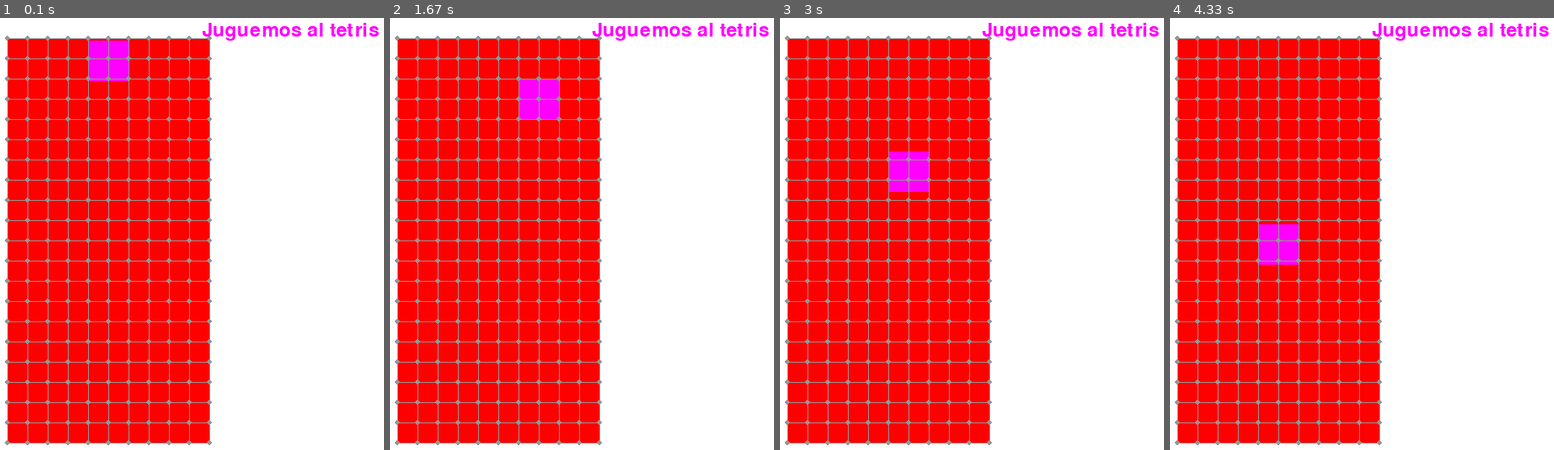
Above: before the commit, frames 1-4 (left to right).
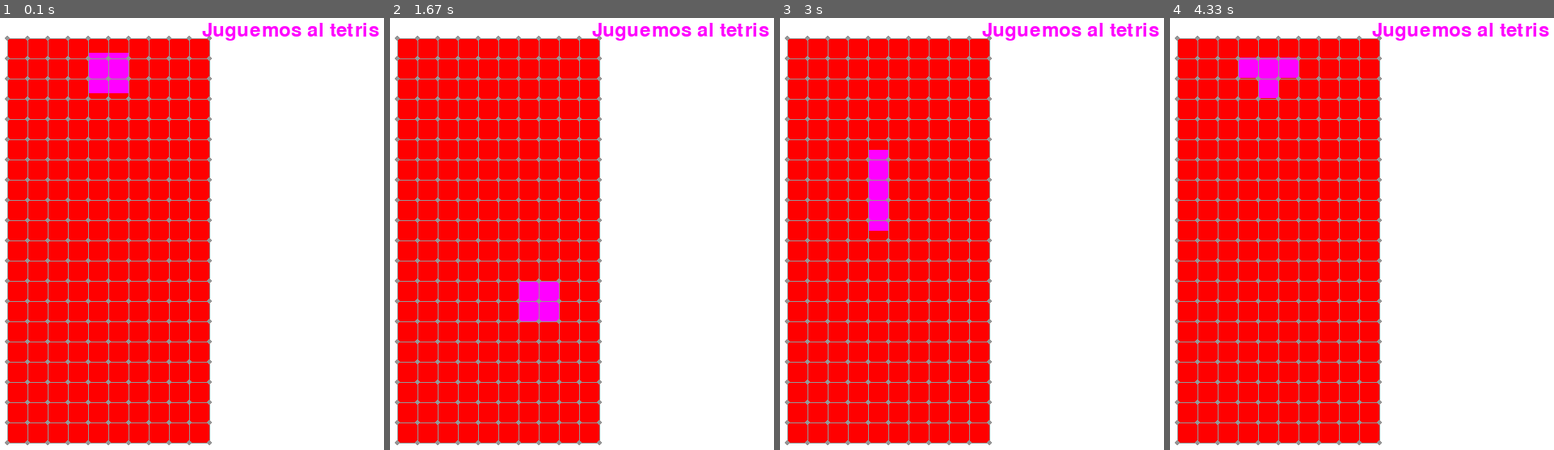
Above: after the commit, the same moments.

Repository: cajlo83/lab_1_py
Game: pygame game, started from tetris_pygame/main.py
Same seed, same stepped clock (60 frames per second), same inputs: the game is played once before the commit and once after it.
Inputs:
- Up to frame 1 (0.1 s): no input
- Up to frame 2 (1.67 s): hold Right 0.33-0.8 s; hold Right 0.83-1.3 s; hold Left from 1.33 s (still down)
- Up to frame 3 (3 s): release Left at 1.87 s; hold Down 1.9-2.2 s; hold Left 2.23-2.63 s; hold Right from 2.67 s (still down)
- Up to frame 4 (4.33 s): release Right at 3.3 s; hold Down 3.33-3.7 s; hold Left 3.73-4.2 s; hold Right from 4.23 s (still down)

The runs differ from the first frame. In frame 1, 0.6% of the frame differs, in the area x 23-34%, y 5-18%; in frame 2, 1.8%, in the area x 33-44%, y 14-71%; in frame 3, 1.8%; in frame 4, 1.8%.

Commit message:
actualizacion en figura.bajar

Diff:
--- a/tetris_pygame/background.py
+++ /dev/null
@@ -1,18 +0,0 @@
-import pygame
-import sys
-import time
-import espacio_para_jugar
-from colores import *
-import typing
-
-
-
-def crear_ventana(ancho:int, alto:int, texto_titulo:str) -> pygame.surface.Surface:
-    '''
-    Recibe: el alto, el ancho y el texto del titulo de la ventana
-    Operacion: crea la ventana del programa con el tamaño y el titulo especificados
-    Retorna: el objeto surface que representra a la ventana
-    '''
-    ventana = pygame.display.set_mode((ancho, alto))
-    pygame.display.set_caption(texto_titulo)
-    return ventana
--- a/tetris_pygame/espacio_para_jugar.py
+++ b/tetris_pygame/entorno.py
@@ -6,7 +6,20 @@
 from colores import *
 from objetos_tetris import *
 
-def crear_grilla(espacio_jugable:pygame.surface.Surface, dimension_grilla:int) -> list[tuple]:
+
+
+def crear_ventana(ancho:int, alto:int, texto_titulo:str) -> pygame.surface.Surface:
+    '''
+    Recibe: el alto, el ancho y el texto del titulo de la ventana
+    Operacion: crea la ventana del programa con el tamaño y el titulo especificados
+    Retorna: el objeto surface que representra a la ventana
+    '''
+    ventana = pygame.display.set_mode((ancho, alto))
+    pygame.display.set_caption(texto_titulo)
+    return ventana
+
+
+def crear_grilla(espacio_jugable:pygame.rect.Rect, dimension_grilla:int) -> list[tuple]:
     '''
     Recibe: el espacio jugable y la dimension de las grillas
     Operacion: recorre las dimensiones del espacio jugable saltando posiciones segun el tamaño de la grilla para guardar coordenadas que se usaran para armar una grilla
--- a/tetris_pygame/main.py
+++ b/tetris_pygame/main.py
@@ -1,8 +1,13 @@
+'''
+tetris en pygame
+autor: Carlo Morici
+'''
+
 import pygame
 import sys
 import time
-import espacio_para_jugar
-import background
+#import entorno
+import entorno
 from objetos_tetris import *
 from colores import *
 
@@ -12,7 +17,7 @@
 
 # datos de la partida
 modalidad_juego = "CLA"
-dificultad = 1
+dificultad = 6
 
 # limitar FPS para disminuir carga de CPU (1/2)
 limite_fps = 30
@@ -21,7 +26,7 @@
 reloj = pygame.time.Clock()
 
 # Configuración de la ventana del programa
-screen = background.crear_ventana(800, 600, "tetris pygame Carlo Morici")
+screen = entorno.crear_ventana(800, 600, "tetris pygame Carlo Morici")
 
 # Establecer parametros de tamaño y movimiento
 ancho_espacio_jugable = 250
@@ -32,13 +37,13 @@
 
 # espacio jugable, su posicion, su tamaño y la grilla
 espacio_jugable = pygame.Rect(50, 30, ancho_espacio_jugable, alto_espacio_jugable)
-lista_grilla = espacio_para_jugar.crear_grilla(espacio_jugable, dim_bloques)
-matriz_esquinas = espacio_para_jugar.crear_puntos_grilla(espacio_jugable, dim_bloques)
+lista_grilla = entorno.crear_grilla(espacio_jugable, dim_bloques)
+matriz_esquinas = entorno.crear_puntos_grilla(espacio_jugable, dim_bloques)
 
 
 
 # datos iniciales del jugador
-x_jugador = (espacio_jugable.left + espacio_jugable.right) / 2 - dim_bloques
+x_jugador = int((espacio_jugable.left + espacio_jugable.right) / 2 - dim_bloques)
 y_jugador = espacio_jugable.top
 figura_jugador = crear_figura(color_morado,dim_bloques,x_jugador, y_jugador)
 
@@ -118,9 +123,9 @@
     figura_jugador.mostrar(screen)
 
     # elementos esteticos
-    if not espacio_para_jugar.mostrar_grilla(lista_grilla,screen): # grilla
+    if not entorno.mostrar_grilla(lista_grilla,screen): # grilla
         print("error mostrando grilla")
-    if not espacio_para_jugar.mostrar_puntos(matriz_esquinas, screen, 3): # esquinas
+    if not entorno.mostrar_puntos(matriz_esquinas, screen, 3): # esquinas
         print("error mostrando puntos")
 
     # textos
--- a/tetris_pygame/objetos_tetris.py
+++ b/tetris_pygame/objetos_tetris.py
@@ -1,6 +1,10 @@
-from typing import Union
+from __future__ import annotations
+from typing import ForwardRef, Union
+# from typing import Union
 import pygame
 import random
+
+
 
 class Bloque:
     def __init__(self, color:tuple[int, int, int], dim:int, x:int, y:int):
@@ -10,7 +14,7 @@
         self.y = y
 
 
-
+pared_refrencia = ForwardRef("Pared") # hay referencias cruzadas entre los metodos de Pared y Figura
 class Figura:
     def __init__(self, letra:str, rotacion:int, lista_bloques:list[Bloque]):
         self.letra = letra
@@ -35,14 +39,37 @@
                     bloque.x += cantidad
 
     def bajar(self, cantidad: int, maximo: int) -> bool:
+        '''
+        hace bajar la figura y retorna si se toco el tope o no
+        '''
+
+        # se baja cada bloque una vez, se verifica un posible pase de tope y se calcula su desfase
+        desfase = 0
         for bloque in self.lista_bloques:
             bloque.y += cantidad
-
-        while any(bloque.y > maximo for bloque in self.lista_bloques): # en caso de que algun bloque se pasedel tope, forzarlo a quedar en el tope
+            if bloque.y > maximo:
+                desfase = bloque.y - maximo # solo la posicion Y del fondo de la figura podria desfasarse, osea que solo habra 1 posible valro de desfase
+
+        # se ajusta el desfase de ser necesario
+        if desfase > 0:
             for bloque in self.lista_bloques:
-                bloque.y -= 1
-
-        return any(bloque.y == maximo for bloque in self.lista_bloques)
+                bloque.y -= desfase
+
+        # se controla el retorno
+        retorno = False
+        for bloque in self.lista_bloques:
+            if bloque.y == maximo:
+                retorno = True
+
+        return retorno
+
+
+
+        # while any(bloque.y > maximo for bloque in self.lista_bloques): # en caso de que algun bloque se pasedel tope, forzarlo a quedar en el tope
+        #     for bloque in self.lista_bloques:
+        #         bloque.y -= 1
+
+        # return any(bloque.y == maximo for bloque in self.lista_bloques)
 
 
     def mostrar (self, screen:pygame.surface.Surface):
@@ -56,14 +83,22 @@
         '''
         estructura_pared[i] = diccionario_columna =
             {
-                "pos_y", "tope_columna", "bloques"[j] = diccionario_bloque_en_fila =
+                "pos_x", "tope_columna", "bloques"[j] = diccionario_bloque_en_fila =
                 {
-                    "pos_x", "bool_bloque", "datos_bloque"
+                    "pos_y", "bool_bloque", "datos_bloque"
                 }
             }
         '''
         self.estructura_pared = estructura_pared
         self.tipo_pared = tipo_pared
+
+    # def agregar_bloques_desde_figura(self, figura_actual: Figura):
+
+    #     for bloque_figura in figura_actual.lista_bloques: # recorrer los bloques en la figura
+    #         for diccionario_columna in self.estructura_pared: # recorrer las columnas en la estructura
+    #             for bloque_pared in diccionario_columna["bloques"] # recorrer los segmentos de fila correspondiente
+
+
 
     def calcular_tope(self, area_jugable:pygame.rect.Rect, dim_bloque: int) -> Union[int, list[int]]:
 
@@ -119,6 +154,7 @@
     '''
     Crea una figura con formato de "tetramino" en la posicion inicial indicada
     '''
+    print(f"crear_figura:\n x inicial={x_inicial}\ty inicial={y_inicial}")
 
     lista_bloques = crear_lista_bloques_iniciales(color_RGB_bloque, dim_bloque, x_inicial, y_inicial)
     rotacion = 0
@@ -151,9 +187,6 @@
     figura_retorno = Figura(letra, rotacion, lista_bloques)
 
     return figura_retorno
-
-
-
 
 
 
@@ -171,25 +204,60 @@
         }
     '''
 
-    estructura_pared = [] # se crea la estructura
-    for y in range( (espacio_jugable.bottom - dim_bloque), (espacio_jugable.top - 1), -dim_bloque): # y pertenece a [bottom-dim_bloque; top]
-
-        lista_bloques = [] # primero se crea el contenido de diccionario_bloque_en_fila ya que va contenido dentro de diccionario_columna
+    tope_inicial = espacio_jugable.bottom - dim_bloque
+
+
+
+
+    # primero se crea el contenido de bloques_en_fila:list[dict] ya que inicialmente sera igual para todas las columnas
+    bloques_en_fila = []
+    for y in range( tope_inicial, (espacio_jugable.top - 1), -dim_bloque): # y pertenece a [bottom-dim_bloque; top]
         diccionario_bloque_en_fila = {
             "pos_y": y,
             "bool_bloque": False,
             "datos_bloque": None # inicialmente vacio hasta que caiga la primera figura
+
         }
-        lista_bloques.append(diccionario_bloque_en_fila)
-
-        # ya que se tienen todos los datos del diccionario de columnas, se setean
-        for x in range(espacio_jugable.left, espacio_jugable.right, dim_bloque): # x pertenece a [left; righ-dim_bloque]
-            diccionario_columna = {
-                "pos_x": x,
-                "tope_columna": espacio_jugable.bottom - dim_bloque, # tope inicial
-                "bloques_en_fila": lista_bloques
+        print(f"se creo la coordenada vertical= {y} para la pared")
+        bloques_en_fila.append(diccionario_bloque_en_fila)
+
+
+    # ya obtenida la informacion de los distintos datos de una vertical, se hace un proceso similar para obtener
+    # las posiciones horizontales y asignar los valores a diccionario_columna
+
+    print(f"bottom espacio={espacio_jugable.bottom}\ntop espacio={espacio_jugable.top}\nizquierda_Espacio={espacio_jugable.left}\nderacha espacio={espacio_jugable.right} ")
+    estructura_pared = [] # estructura matricial a retornar
+    for x in range(espacio_jugable.left, espacio_jugable.right, dim_bloque): # x pertenece a [left; rigth-dim_bloque]
+        diccionario_columna = {
+            "pos_x": x,
+            "tope_columna": tope_inicial,
+            "bloques_en_fila": bloques_en_fila
             }
-    estructura_pared.append(diccionario_columna) # se agrega la info de la columna y sus segmentos de fila asociados a estructura_pared
+        estructura_pared.append(diccionario_columna) # se agrega la info de la columna y sus segmentos de fila asociados a estructura_pared
+        print(f'se creo la coordenada horizontal= {diccionario_columna["pos_x"]} y se asigno el tope={diccionario_columna["tope_columna"]} para la pared y se le asigno el contenido de los datos horizontales')
+    print(f'verificacion de ruta de datos estructura_pared[2]["bloques_en_fila"][0]["pos_y"]={estructura_pared[2]["bloques_en_fila"][0]["pos_y"]}')
+
+
+
+
+    # for y in range( (espacio_jugable.bottom - dim_bloque), (espacio_jugable.top - 1), -dim_bloque): # y pertenece a [bottom-dim_bloque; top]
+
+    #     lista_bloques = [] # primero se crea el contenido de diccionario_bloque_en_fila ya que va contenido dentro de diccionario_columna
+    #     diccionario_bloque_en_fila = {
+    #         "pos_y": y,
+    #         "bool_bloque": False,
+    #         "datos_bloque": None # inicialmente vacio hasta que caiga la primera figura
+    #     }
+    #     lista_bloques.append(diccionario_bloque_en_fila)
+
+    #     # ya que se tienen todos los datos del diccionario de columnas, se setean
+    #     for x in range(espacio_jugable.left, espacio_jugable.right, dim_bloque): # x pertenece a [left; righ-dim_bloque]
+    #         diccionario_columna = {
+    #             "pos_x": x,
+    #             "tope_columna": espacio_jugable.bottom - dim_bloque, # tope inicial
+    #             "bloques_en_fila": lista_bloques
+    #         }
+    # estructura_pared.append(diccionario_columna) # se agrega la info de la columna y sus segmentos de fila asociados a estructura_pared
 
     retorno = Pared(tipo_juego, estructura_pared)
     return retorno
Not shown, added: tetris_pygame/objetivos
